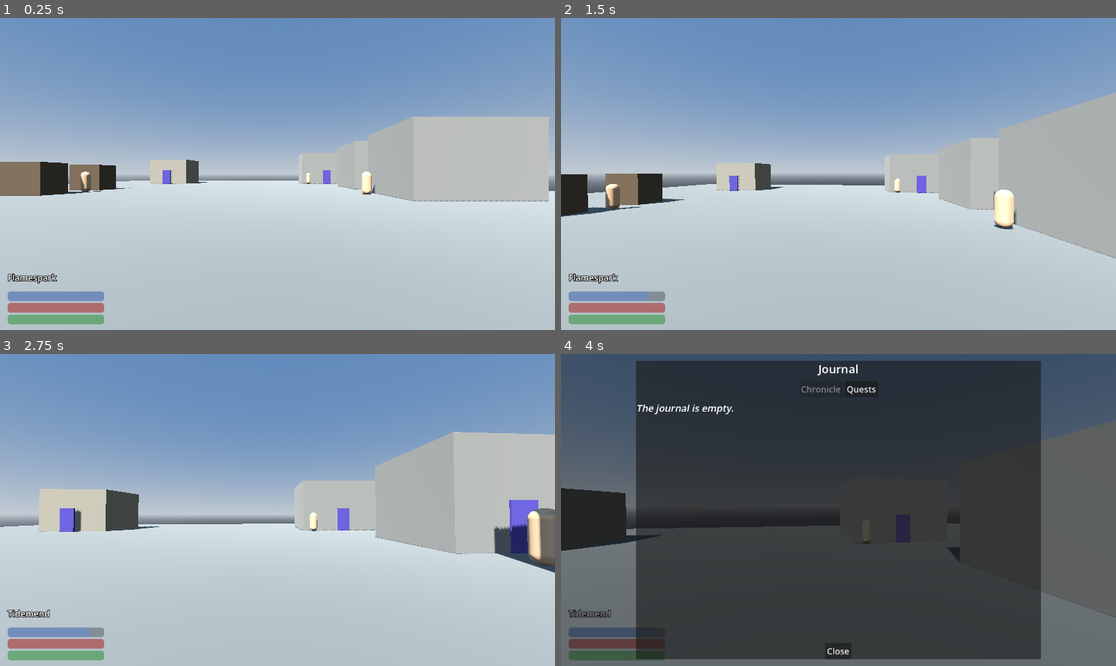
Above: before the commit, frames 1-4 (two rows, left to right).
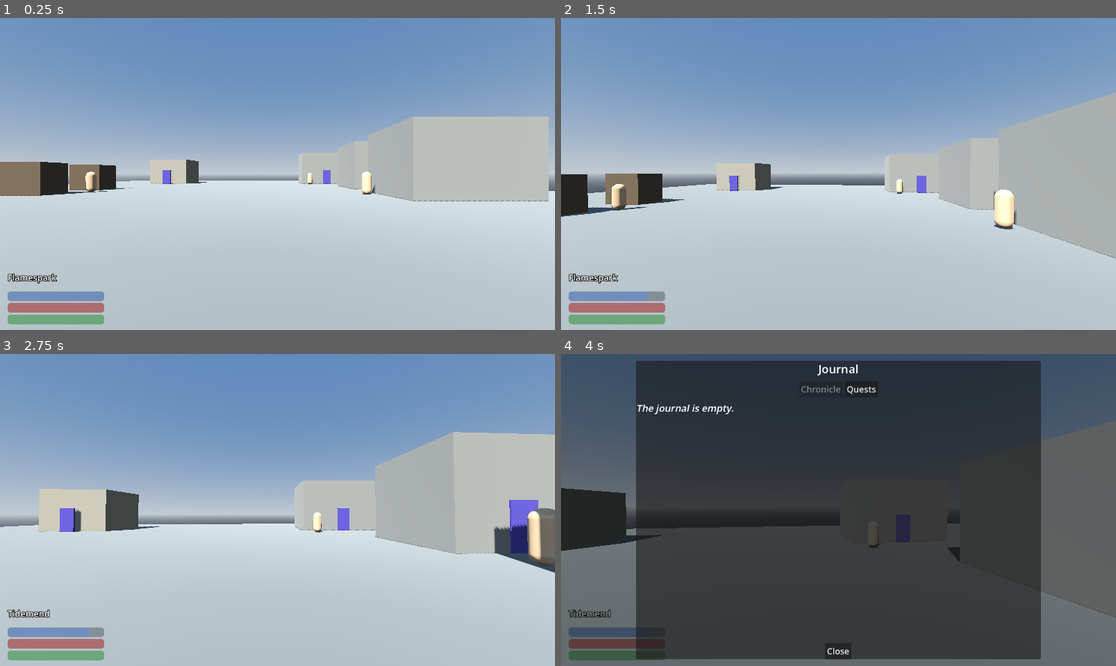
Above: after the commit, the same moments.

Repository: gatorpazz/open-world-game
Game: Godot game, scene res://scenes/world/lastdoor.tscn
Same seed, same stepped clock (60 frames per second), same inputs: the game is played once before the commit and once after it. This scene is started directly instead of the project's main scene.
Inputs (mouse positions are in pixels of both pictures, inside the frame that each line leads up to):
- Up to frame 1 (0.25 s): no input
- Up to frame 2 (1.5 s): tap Enter at 0.5 s; move the mouse to (866, 174) at 0.52 s; press the mouse at (866, 174) at 0.53 s; hold W (move_forward) from 0.53 s (still down); tap Space (jump) at 0.77 s; move the mouse to (810, 174) at 1.27 s; release the mouse at (810, 174) at 1.28 s; right-click (810, 174) at 1.35 s
- Up to frame 3 (2.75 s): keep holding W (move_forward); tap Space (jump) at 1.52 s; move the mouse to (288, 503) at 2.02 s; hold R (cycle_spell) from 2.03 s (still down)
- Up to frame 4 (4 s): keep holding W (move_forward); move the mouse to (832, 516) at 2.77 s; release R (cycle_spell) at 2.78 s; tap E (interact) at 2.85 s; click (832, 516) at 2.92 s; tap Space (jump) at 3.02, 3.77 s; move the mouse to (877, 513) at 3.52 s; hold J (journal) from 3.53 s (still down)

The runs differ from the first frame. In frame 1, 0.2% of the frame differs, in the area x 14-57%, y 49-56%; in frame 2, 0.4%, in the area x 8-62%, y 51-62%; in frame 3, 0.1%; in frame 4, less than 0.1%.

Commit message:
world+docs: unclip Swift; choice prompts ruled to spec 013
Playthrough fixes: Swift stood in the warden-post wall face; Tansy
gains stall clearance. Director ruled decision-point UX (player-voiced
replies) is a Phase 2 mechanism amending 005 — queued as spec 013, not
patched per-topic.

Co-Authored-By: Claude Fable 5 <noreply@anthropic.com>

Diff:
--- a/scenes/world/lastdoor.tscn
+++ b/scenes/world/lastdoor.tscn
@@ -212,11 +212,11 @@
 shape = SubResource("shape_shrine")
 
 [node name="Swift" parent="." instance=ExtResource("1_npc")]
-transform = Transform3D(1, 0, 0, 0, 1, 0, 0, 0, 1, 9, 0, -15)
+transform = Transform3D(1, 0, 0, 0, 1, 0, 0, 0, 1, 9, 0, -13.5)
 def = ExtResource("3_swift")
 
 [node name="Tansy" parent="." instance=ExtResource("1_npc")]
-transform = Transform3D(1, 0, 0, 0, 1, 0, 0, 0, 1, -13, 0, 0)
+transform = Transform3D(1, 0, 0, 0, 1, 0, 0, 0, 1, -12.5, 0, 0)
 def = ExtResource("4_tansy")
 
 [node name="Wren" parent="." instance=ExtResource("1_npc")]
Not shown, changed: docs/master-plan.md
Not shown, changed: docs/specs/010-slice-content.md
